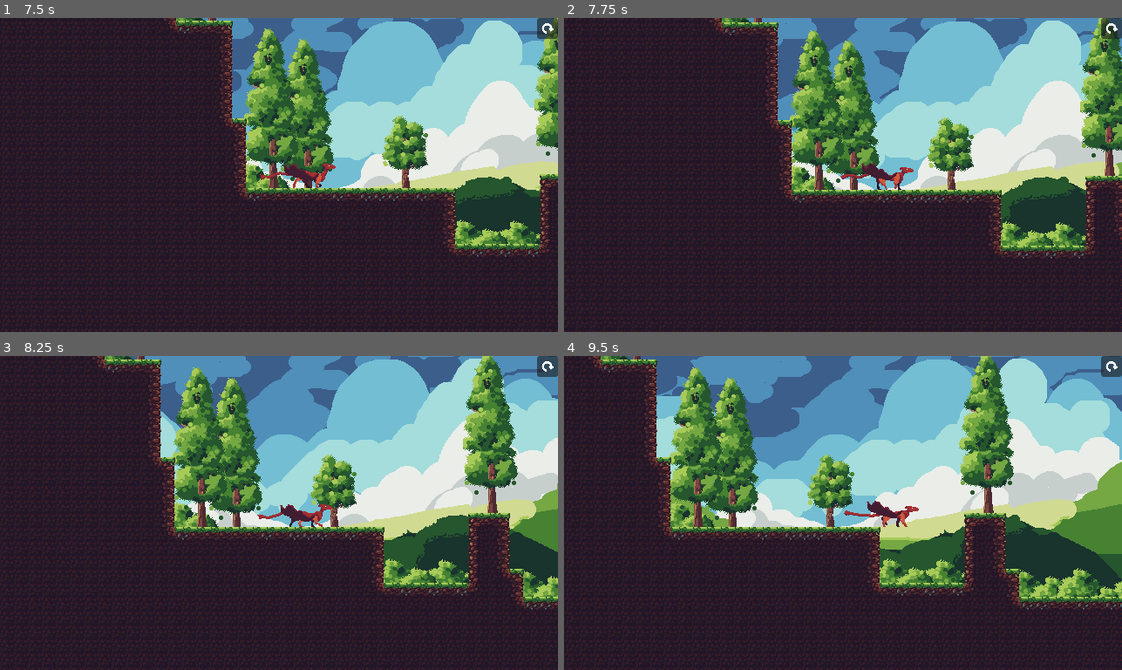
Above: before the commit, frames 1-4 (two rows, left to right).
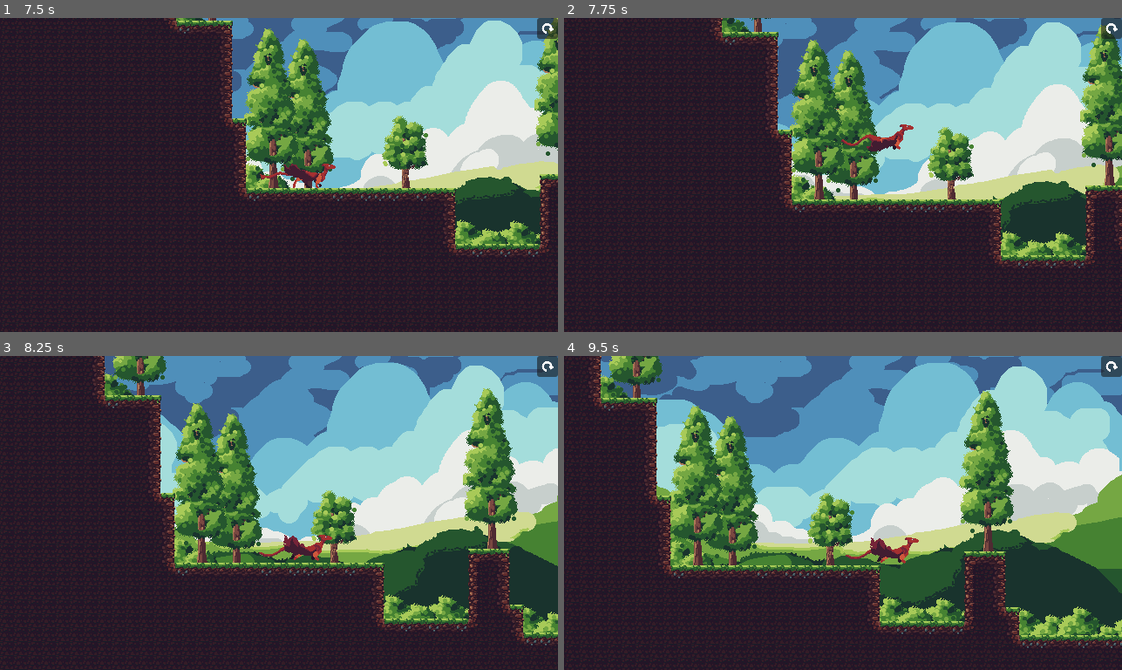
Above: after the commit, the same moments.

Repository: Robocraft999/ScalesToScale
Game: Godot game, scene res://scenes/levels/level_2.tscn
Same seed, same stepped clock (60 frames per second), same inputs: the game is played once before the commit and once after it. This scene is started directly instead of the project's main scene. The engine's default icon, where the game draws it, is replaced by a stand-in: a white triangle on a blue panel in a dark square.
Inputs (mouse positions are in pixels of both pictures, inside the frame that each line leads up to):
- Up to frame 1 (7.5 s): click (546, 27) at 0.5 s; click (546, 27) at 1.25 s; click (546, 27) at 2 s; click (546, 27) at 2.75 s; click (546, 27) at 3.5 s; tap Enter at 4.25 s; move the mouse to (401, 159) at 4.27 s; hold D (move_right) 4.28-5 s; hold Up (jump) 4.28-5 s; click (401, 159) at 4.42 s; drag from (167, 190) to (557, 278) at 5.02 s; move the mouse to (334, 105) at 5.77 s; hold A (move_left) 5.78-6.5 s; hold Up (jump) 5.78-6.5 s; tap Mouse wheel down (mouse_wheel_down) at 5.85 s; drag from (251, 237) to (111, 127) at 6.52 s; move the mouse to (446, 222) at 7.27 s; hold D (move_right) from 7.28 s (still down); hold Shift (scale_toggle) from 7.28 s (still down)
- Up to frame 2 (7.75 s): keep holding D (move_right); keep holding Shift (scale_toggle); tap Up (jump) at 7.52, 7.55 s
- Up to frame 3 (8.25 s): tap Up (jump) at 7.82 s; release D (move_right) at 8 s; release Shift (scale_toggle) at 8 s; drag from (111, 465) to (513, 478) at 8.02 s
- Up to frame 4 (9.5 s): move the mouse to (870, 513) at 8.77 s; hold D (move_right) from 8.78 s (still down); hold Up (jump) from 8.78 s (still down); tap T (toggle_time_scale) at 8.85 s; click (870, 513) at 8.92 s

Frame 1 is identical in both runs. In frame 2, 20% of the frame differs, in the area x 0-100%, y 0-99%; in frame 3, 32%; in frame 4, 38%, in the area x 0-100%, y 0-100%.

Commit message:
Level 2 abilities unlock

Diff:
--- a/scripts/levels/level_2.gd
+++ b/scripts/levels/level_2.gd
@@ -5,6 +5,9 @@
 func _ready() -> void:
 	$TypewriterTrigger.body_entered.connect(_trigger_animation)
 	$PlayerRegainFocusArea.body_entered.connect(_regain_player_focus)
+	ProgressStore.disable_all()
+	ProgressStore.jump_enabled = true
+	ProgressStore.horizontal_scale_enabled = true
 
 func _regain_player_focus(body: Node2D):
 	if body is Player:
